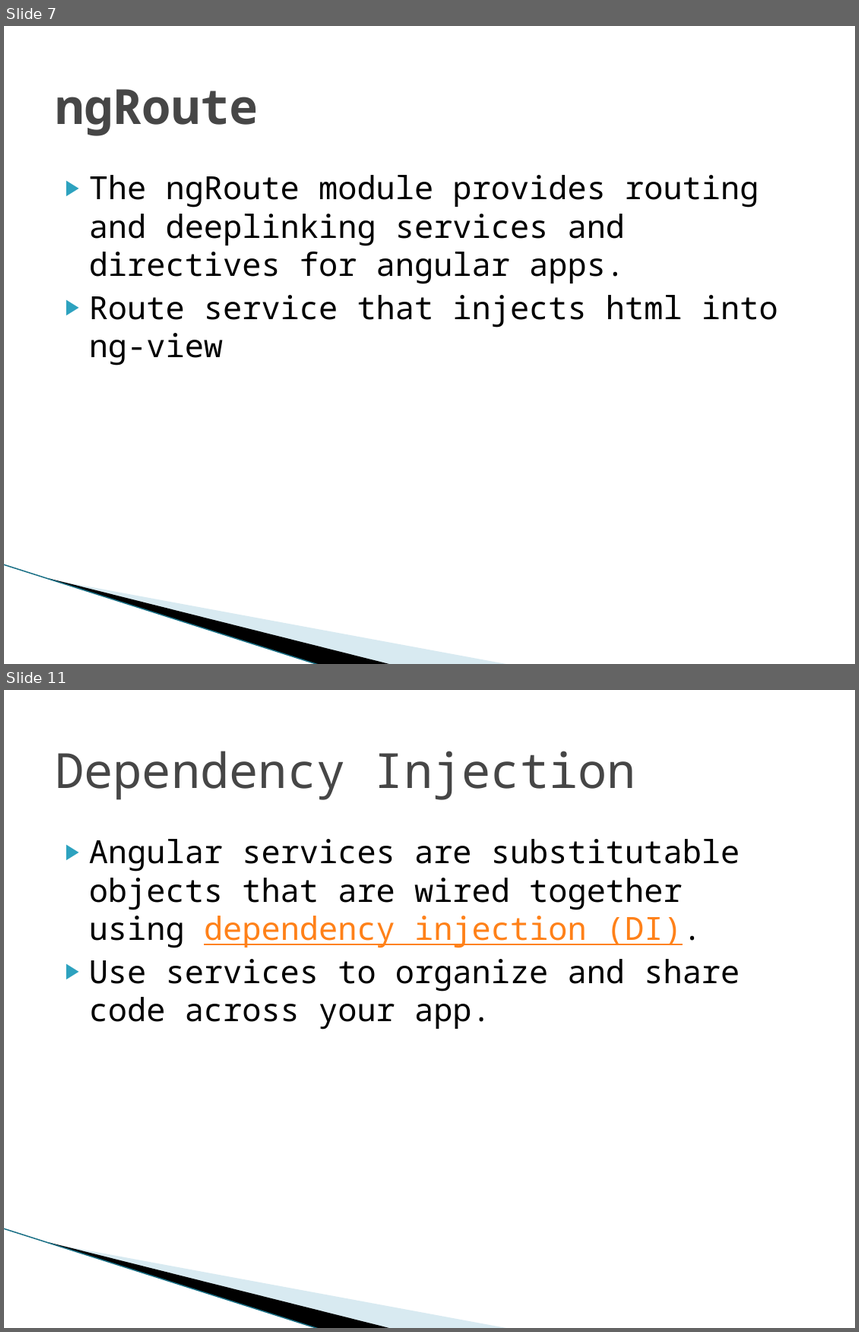
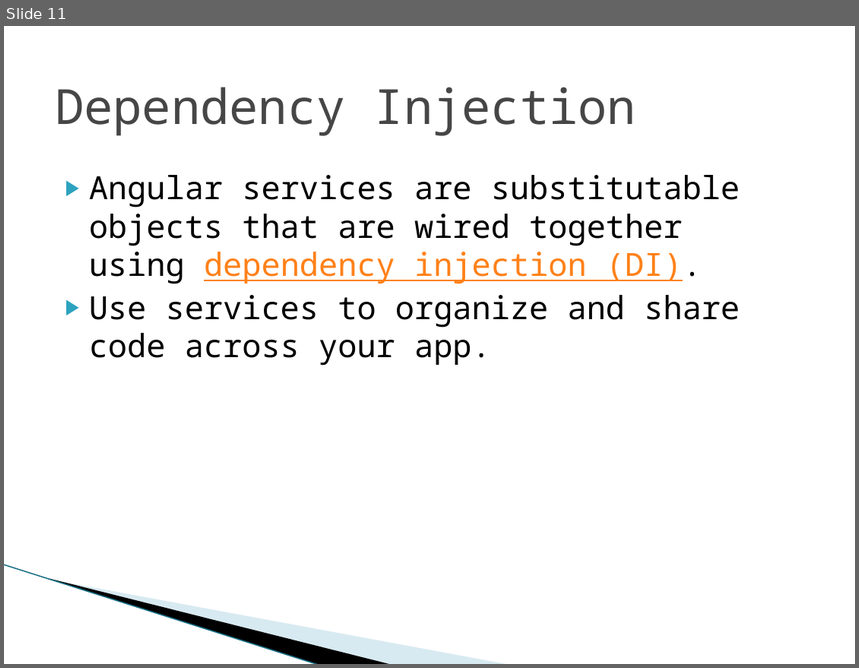
Before and after one commit to LeidosInnovation/Project-AngularJS, a slide deck: AngularJS-02/AngularJS-02.pptx. Shown one above the other, each under a label of ours: slides 7 and 11 before the commit, slide 11 after it; the slides between them are not shown. The pictures are 859x1332 and 859x668 pixels, drawn with LibreOffice and Linux fonts; fonts in the diff are those of the drawing; background and template pictures are left out. Boxes give left, top, right and bottom in pixels: in the first picture for what was removed or moved away, otherwise in the second. Text is boxed around its words. In the diff, an @@ line names an element or a change of style, - is before the commit and + after.

```diff
--- a/AngularJS-02/AngularJS-02.pptx
+++ b/AngularJS-02/AngularJS-02.pptx
@@ slide 7 removed at bbox=[4, 26, 855, 664], background #FFFFFF; not listed: 3 template elements that a slide beside it also shows @@
@@ title removed at bbox=[55, 89, 259, 136] @@
-ngRoute
@@ text removed at bbox=[89, 175, 778, 366] @@
-▶ The ngRoute module provides routing and deeplinking services and directives for angular apps.
-▶ Route service that injects html into ng-view
```
Also in this commit, not shown: 4 slides changed, 5 slides added, 4 other slides removed.
